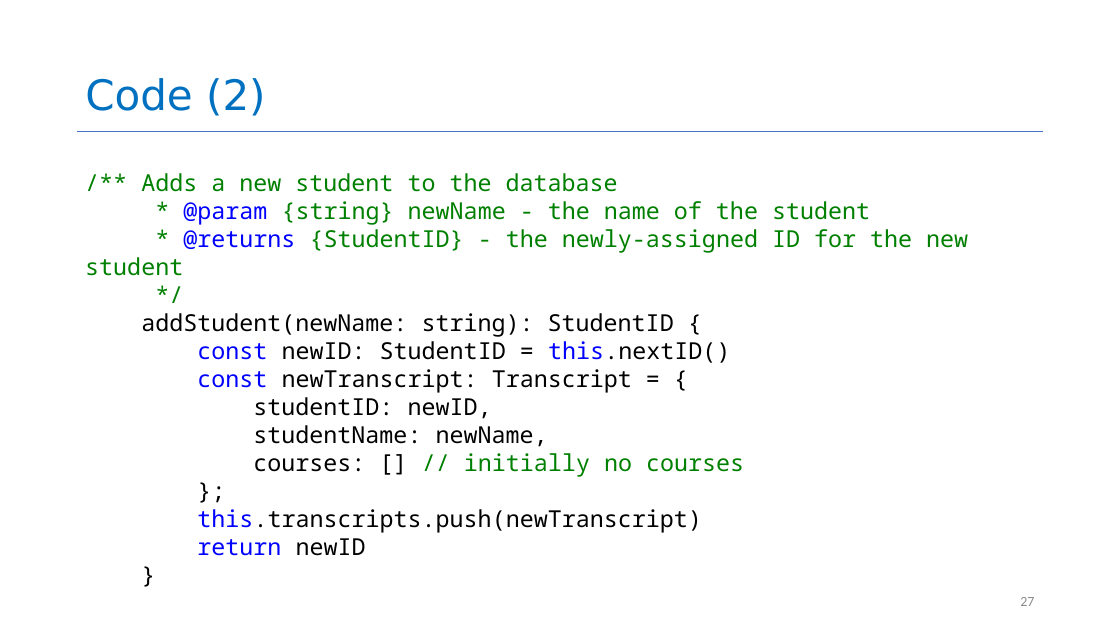
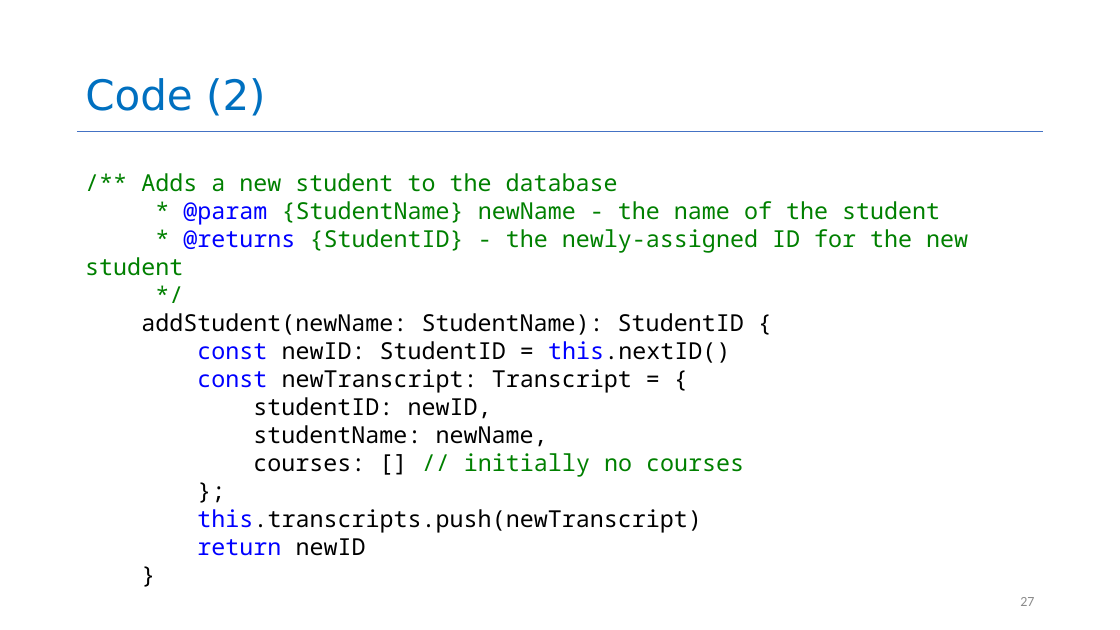
Before and after one commit to yashburshe/CS4530-Fall-2025, a slide deck: slide 27 of Slides/Module 02 From Requirements to Code.pptx. Drawn at 1120x630 pixels with LibreOffice and Linux fonts; fonts in the diff are those of the drawing. Boxes give left, top, right and bottom in pixels: in the first picture for what was removed or moved away, otherwise in the second. Text is boxed around its words. In the diff, an @@ line names an element or a change of style, - is before the commit and + after.

Commit message:
fixed string => StudentName in code on slides

```diff
--- a/Slides/Module 02 From Requirements to Code.pptx
+++ b/Slides/Module 02 From Requirements to Code.pptx
@@ text at (183,201,940,225): text changed @@
-* @param {string} newName - the name of the student
+* @param {StudentName} newName - the name of the student
@@ text at (141,313,744,335): text changed @@
-addStudent(newName: string): StudentID {
+addStudent(newName: StudentName): StudentID {
```
Also in this commit, not shown: 1 other slide changed, 1 other file.
